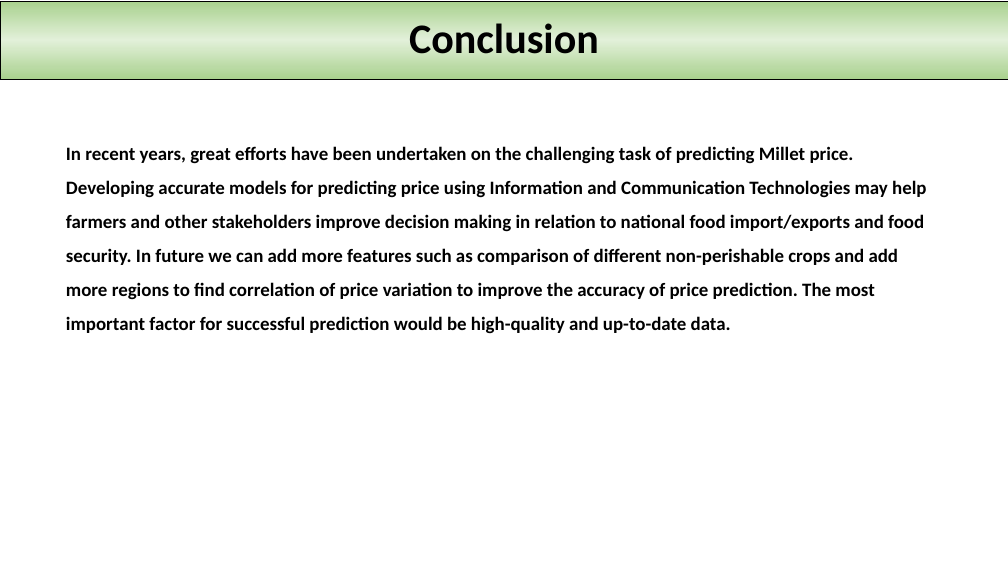
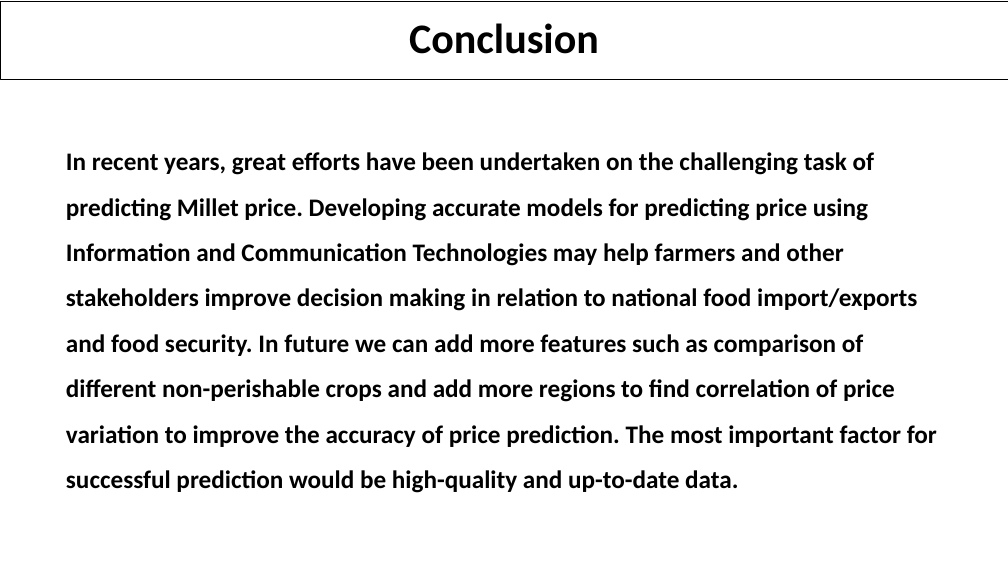
Before and after one commit to sanchanapradeep/aiml_capstone, a slide deck: slide 13 of Millets_Market Price_Prediction_Presentation_Group 7.pptx. Drawn at 1008x567 pixels with LibreOffice and Linux fonts; fonts in the diff are those of the drawing; background and template pictures are left out. Boxes give left, top, right and bottom in pixels: in the first picture for what was removed or moved away, otherwise in the second. Text is boxed around its words. In the diff, an @@ line names an element or a change of style, - is before the commit and + after.

```diff
--- a/Millets_Market Price_Prediction_Presentation_Group 7.pptx
+++ b/Millets_Market Price_Prediction_Presentation_Group 7.pptx
@@ rectangle "Conclusion" at box(0, 1, 1008, 79): fill gradient #A9D18E to #E2F0D9 to none; outline #000000 0.5 pt to #000000 0.75 pt @@
@@ text "In recent years, great efforts ..." at box(66, 152, 937, 493): size 18 to 24 pt @@
```
Also in this commit, not shown: 11 other slides changed.
